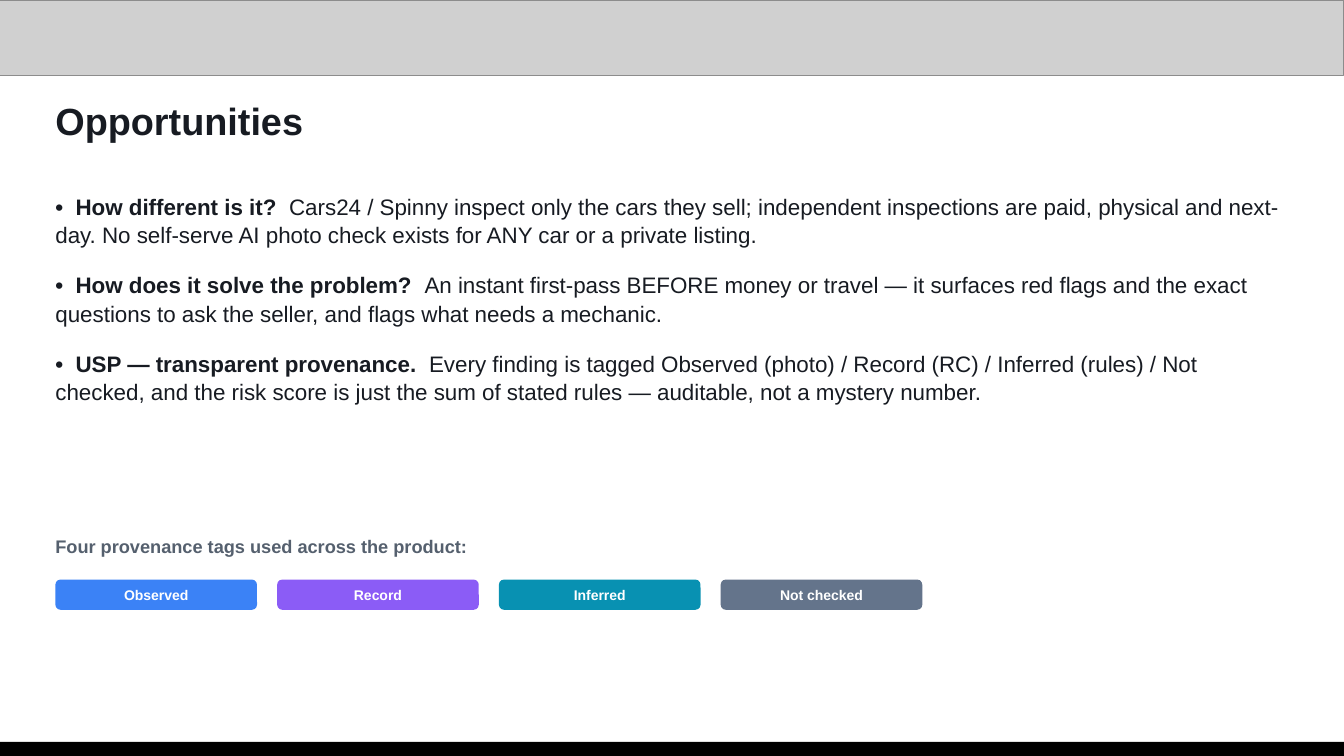
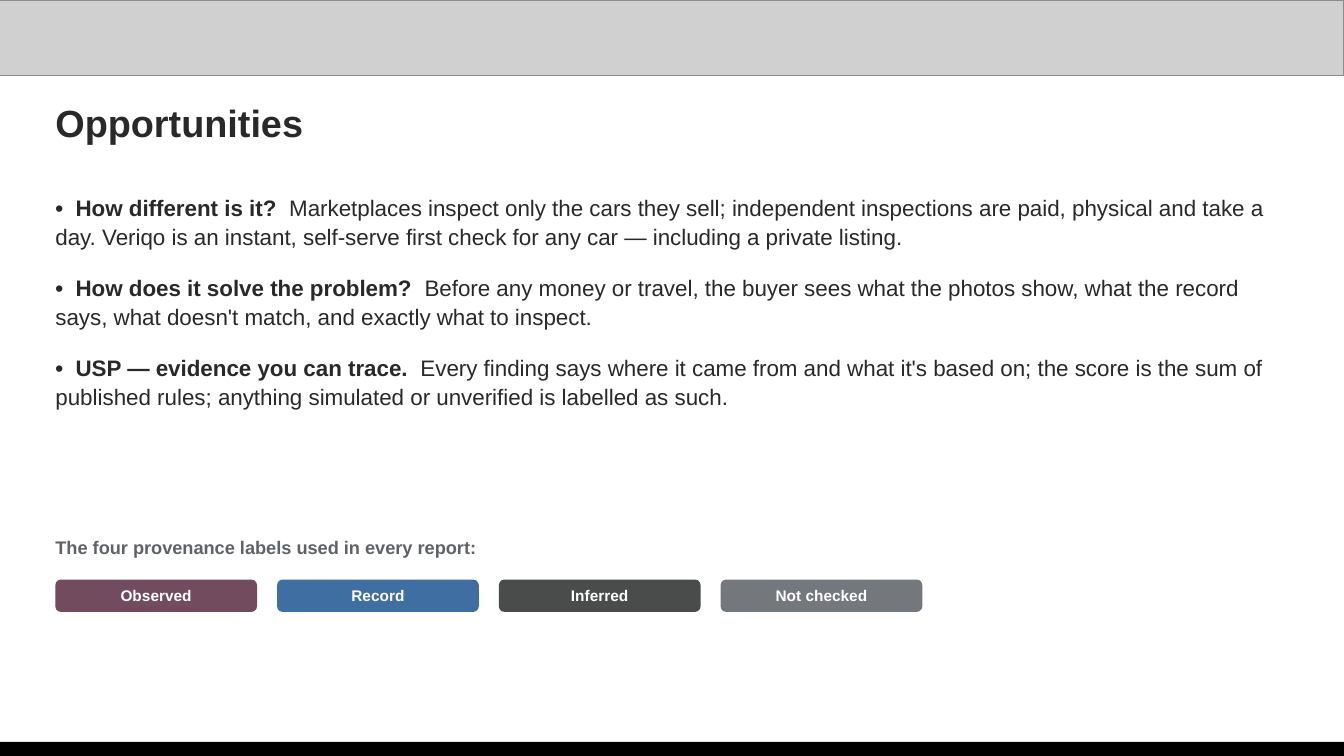
Before and after one commit to radhikaaudi/Veriqo, a slide deck: slide 3 of docs/Veriqo_AI_Builder_Cup_Deck.pptx. Drawn at 1344x756 pixels with LibreOffice and Linux fonts; fonts in the diff are those of the drawing; grey boxes stand for pictures. Boxes give left, top, right and bottom in pixels: in the first picture for what was removed or moved away, otherwise in the second. Text is boxed around its words. In the diff, an @@ line names an element or a change of style, - is before the commit and + after.

```diff
--- a/docs/Veriqo_AI_Builder_Cup_Deck.pptx
+++ b/docs/Veriqo_AI_Builder_Cup_Deck.pptx
@@ text "Opportunities" at (55, 109, 303, 144): text colour #171B22 to #2A282A; line spacing 1.05 to 1.08 @@
@@ text at (55, 199, 1263, 410): text changed; text colour #171B22 to #2A282A @@
-• How different is it? Cars24 / Spinny inspect only the cars they sell; independent inspections are paid, physical and next-day. No self-serve AI photo check exists for ANY car or a private listing.
-• How does it solve the problem? An instant first-pass BEFORE money or travel — it surfaces red flags and the exact questions to ask the seller, and flags what needs a mechanic.
-• USP — transparent provenance. Every finding is tagged Observed (photo) / Record (RC) / Inferred (rules) / Not checked, and the risk score is just the sum of stated rules — auditable, not a mystery number.
+• How different is it? Marketplaces inspect only the cars they sell; independent inspections are paid, physical and take a day. Veriqo is an instant, self-serve first check for any car — including a private listing.
+• How does it solve the problem? Before any money or travel, the buyer sees what the photos show, what the record says, what doesn't match, and exactly what to inspect.
+• USP — evidence you can trace. Every finding says where it came from and what it's based on; the score is the sum of published rules; anything simulated or unverified is labelled as such.
@@ text at (55, 541, 477, 558): text changed; text colour #55606E to #5F6266 @@
-Four provenance tags used across the product:
+The four provenance labels used in every report:
@@ rounded rectangle "Observed" at (55, 580, 257, 612): size 10 to 11 pt; fill #3B82F6 to #734B5E @@
@@ rounded rectangle "Record" at (277, 580, 479, 612): size 10 to 11 pt; fill #8B5CF6 to #3F6EA3 @@
@@ rounded rectangle "Inferred" at (499, 580, 701, 612): size 10 to 11 pt; fill #0891B2 to #4A4C4B @@
@@ rounded rectangle "Not checked" at (721, 580, 923, 612): size 10 to 11 pt; fill #64748B to #74777B @@
```
Also in this commit, not shown: 8 other slides changed, 4 slides added, 4 slides removed, 19 other files.
